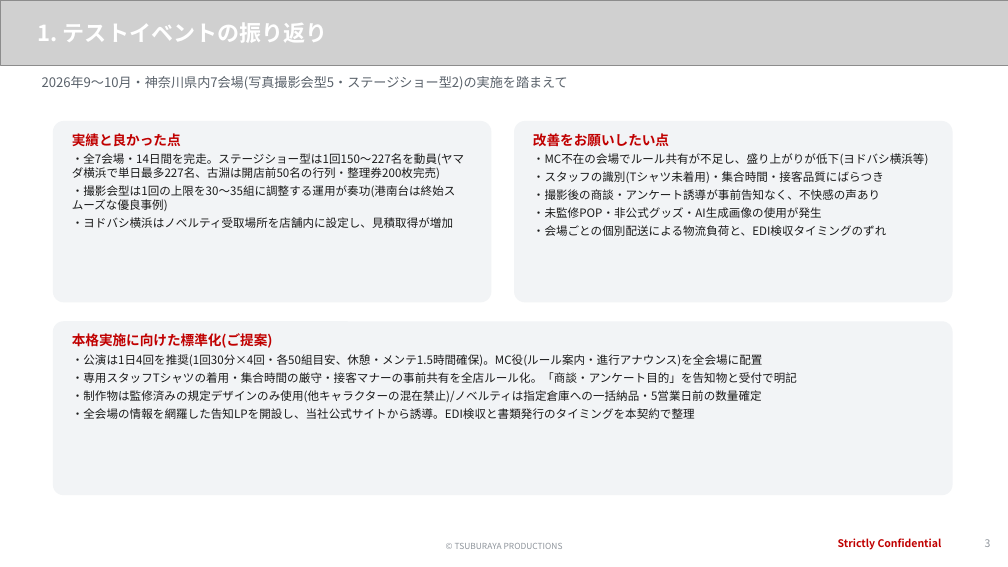
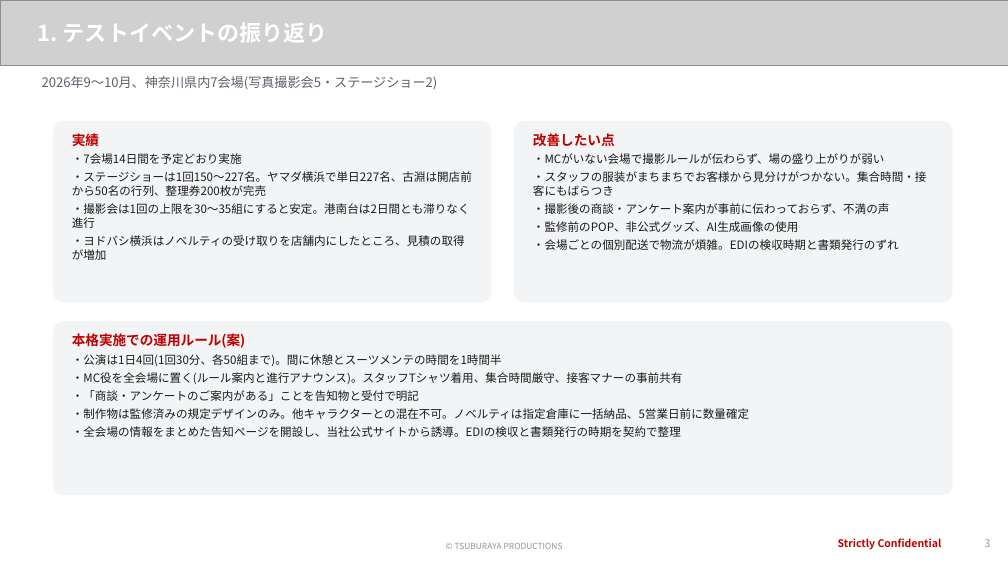
Before and after one commit to hayatoshintani-spe/kessho-lens, a slide deck: slide 3 of docs/proposals/softbank-ultraman-caravan/SB様提示用_1022ミーティング資料.pptx. Drawn at 1008x567 pixels with LibreOffice and Linux fonts; fonts in the diff are those of the drawing; grey boxes stand for pictures. Boxes give left, top, right and bottom in pixels: in the first picture for what was removed or moved away, otherwise in the second. Text is boxed around its words. In the diff, an @@ line names an element or a change of style, - is before the commit and + after.

```diff
--- a/docs/proposals/softbank-ultraman-caravan/SB様提示用_1022ミーティング資料.pptx
+++ b/docs/proposals/softbank-ultraman-caravan/SB様提示用_1022ミーティング資料.pptx
@@ text at (42,76,438,90): text changed @@
-2026年9〜10月・神奈川県内7会場(写真撮影会型5・ステージショー型2)の実施を踏まえて
+2026年9〜10月、神奈川県内7会場(写真撮影会5・ステージショー2)
@@ text at (72,131,472,260): text changed @@
-実績と良かった点
-・全7会場・14日間を完走。ステージショー型は1回150〜227名を動員(ヤマダ横浜で単日最多227名、古淵は開店前50名の行列・整理券200枚完売)
-・撮影会型は1回の上限を30〜35組に調整する運用が奏功(港南台は終始スムーズな優良事例)
-・ヨドバシ横浜はノベルティ受取場所を店舗内に設定し、見積取得が増加
+実績
+・7会場14日間を予定どおり実施
+・ステージショーは1回150〜227名。ヤマダ横浜で単日227名、古淵は開店前から50名の行列、整理券200枚が完売
+・撮影会は1回の上限を30〜35組にすると安定。港南台は2日間とも滞りなく進行
+・ヨドバシ横浜はノベルティの受け取りを店舗内にしたところ、見積の取得が増加
@@ text at (533,133,927,250): text changed @@
-改善をお願いしたい点
-・MC不在の会場でルール共有が不足し、盛り上がりが低下(ヨドバシ横浜等)
-・スタッフの識別(Tシャツ未着用)・集合時間・接客品質にばらつき
-・撮影後の商談・アンケート誘導が事前告知なく、不快感の声あり
-・未監修POP・非公式グッズ・AI生成画像の使用が発生
-・会場ごとの個別配送による物流負荷と、EDI検収タイミングのずれ
+改善したい点
+・MCがいない会場で撮影ルールが伝わらず、場の盛り上がりが弱い
+・スタッフの服装がまちまちでお客様から見分けがつかない。集合時間・接客にもばらつき
+・撮影後の商談・アンケート案内が事前に伝わっておらず、不満の声
+・監修前のPOP、非公式グッズ、AI生成画像の使用
+・会場ごとの個別配送で物流が煩雑。EDIの検収時期と書類発行のずれ
@@ text at (72,333,749,437): text changed @@
-本格実施に向けた標準化(ご提案)
-・公演は1日4回を推奨(1回30分×4回・各50組目安、休憩・メンテ1.5時間確保)。MC役(ルール案内・進行アナウンス)を全会場に配置
-・専用スタッフTシャツの着用・集合時間の厳守・接客マナーの事前共有を全店ルール化。「商談・アンケート目的」を告知物と受付で明記
-・制作物は監修済みの規定デザインのみ使用(他キャラクターの混在禁止)/ノベルティは指定倉庫への一括納品・5営業日前の数量確定
-・全会場の情報を網羅した告知LPを開設し、当社公式サイトから誘導。EDI検収と書類発行のタイミングを本契約で整理
+本格実施での運用ルール(案)
+・公演は1日4回(1回30分、各50組まで)。間に休憩とスーツメンテの時間を1時間半
+・MC役を全会場に置く(ルール案内と進行アナウンス)。スタッフTシャツ着用、集合時間厳守、接客マナーの事前共有
+・「商談・アンケートのご案内がある」ことを告知物と受付で明記
+・制作物は監修済みの規定デザインのみ。他キャラクターとの混在不可。ノベルティは指定倉庫に一括納品、5営業日前に数量確定
+・全会場の情報をまとめた告知ページを開設し、当社公式サイトから誘導。EDIの検収と書類発行の時期を契約で整理
```
Also in this commit, not shown: 11 other slides changed, 5 other files.
